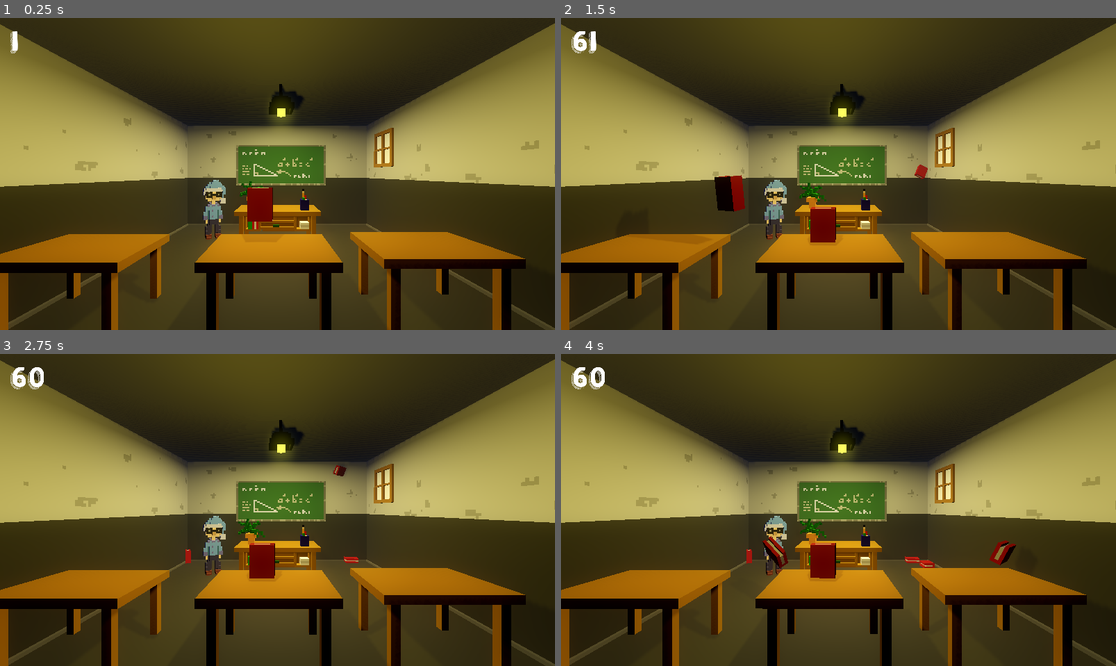
Above: before the commit, frames 1-4 (two rows, left to right).
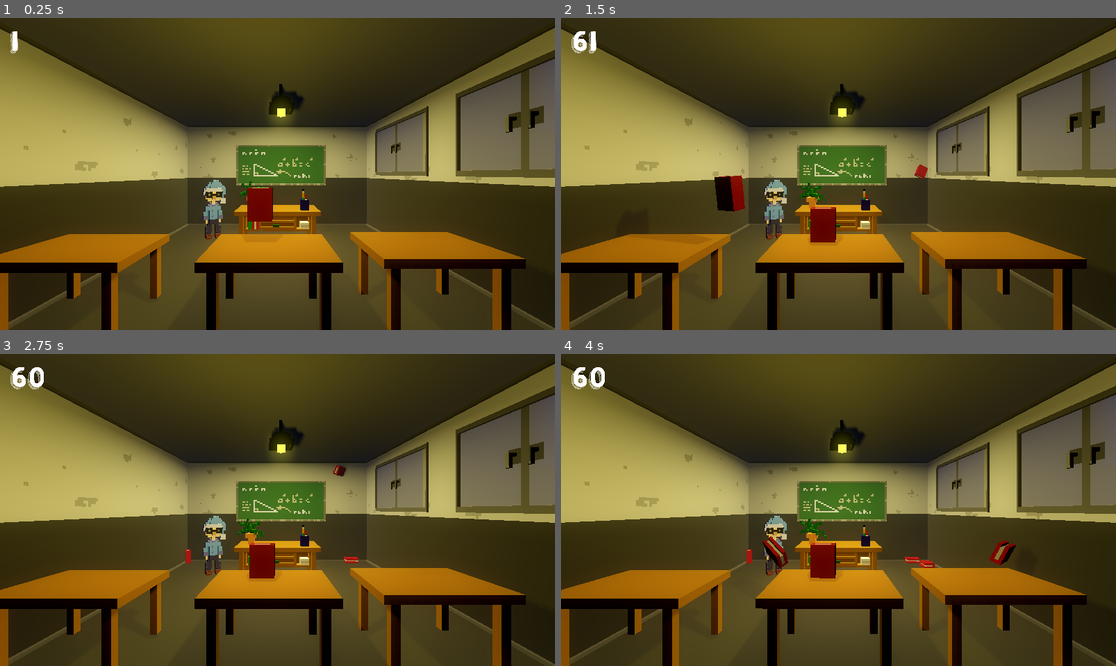
Above: after the commit, the same moments.

Repository: MoFa-Development/TheAbsolutelyTrueGame
Game: Godot game, scene res://scenes/Room.tscn
Two runs of this game, one before a commit and one after it. Both use one fixed random seed, a clock stepped at 60 frames per second and the inputs below.
Inputs (mouse positions are in pixels of both pictures, inside the frame that each line leads up to):
- Up to frame 1 (0.25 s): no input
- Up to frame 2 (1.5 s): move the mouse to (960, 158) at 0.52 s; click (960, 158) at 0.67 s; drag from (727, 189) to (810, 236) at 1.27 s
- Up to frame 3 (2.75 s): move the mouse to (333, 441) at 2.02 s; click (333, 441) at 2.17 s
- Up to frame 4 (4 s): drag from (810, 572) to (672, 463) at 2.77 s; move the mouse to (1005, 556) at 3.52 s; click (1005, 556) at 3.67 s

The runs differ from the first frame. In frame 1, 8.6% of the frame differs, in the area x 0-100%, y 1-52%; in frame 2, 8.6%; in frame 3, 8.5%; in frame 4, 8.5%.

Commit message:
change classroom model, add transparency to window

Diff:
--- a/src/project.godot
+++ b/src/project.godot
@@ -10,7 +10,6 @@
 
 _global_script_classes=[  ]
 _global_script_class_icons={
-
 }
 
 [application]
--- a/src/scenes/Room.tscn
+++ b/src/scenes/Room.tscn
@@ -53,7 +53,10 @@
 font_data = ExtResource( 11 )
 
 [sub_resource type="SpatialMaterial" id=3]
+flags_transparent = true
 albedo_texture = ExtResource( 6 )
+anisotropy_enabled = true
+anisotropy = 0.21
 
 [sub_resource type="BoxShape" id=4]
 extents = Vector3( 7.2, 1, 7.4 )
Not shown, changed: src/assets/models/Classroom/empty-classroom.obj
Binary file changed: src/assets/models/Classroom/empty-classroom.png
Not shown, added: src/assets/models/Classroom/empty-classroom-old.vox
Not shown, changed: src/assets/models/Classroom/empty-classroom.vox
